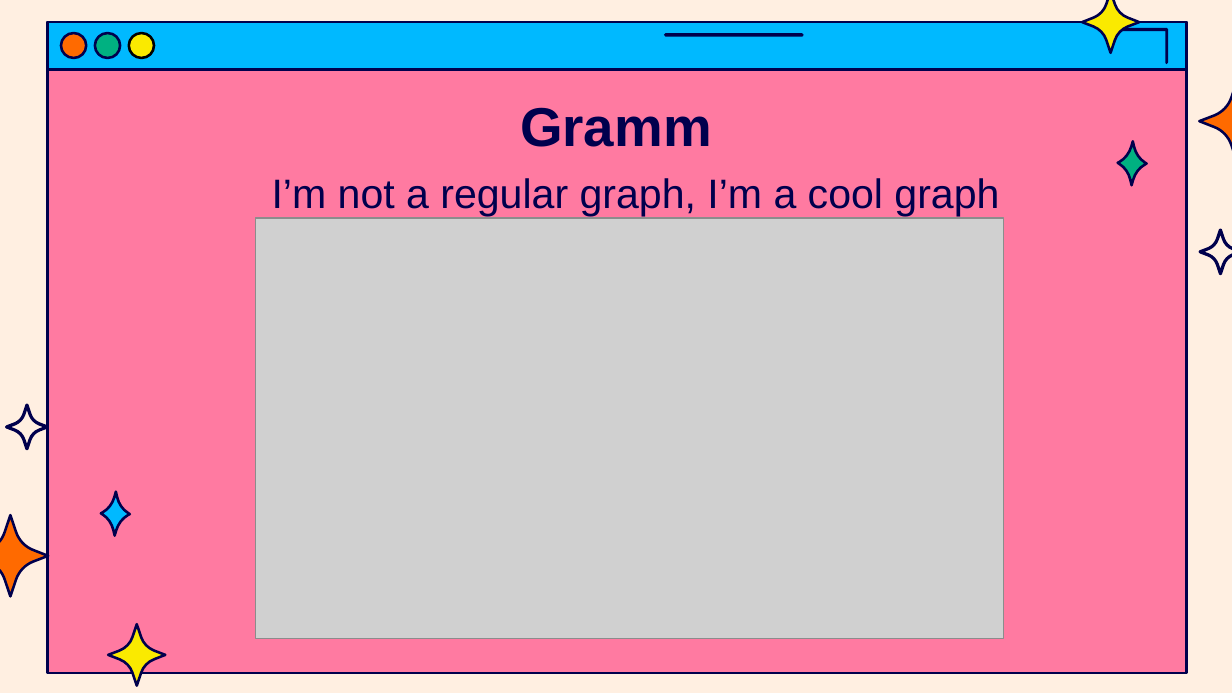
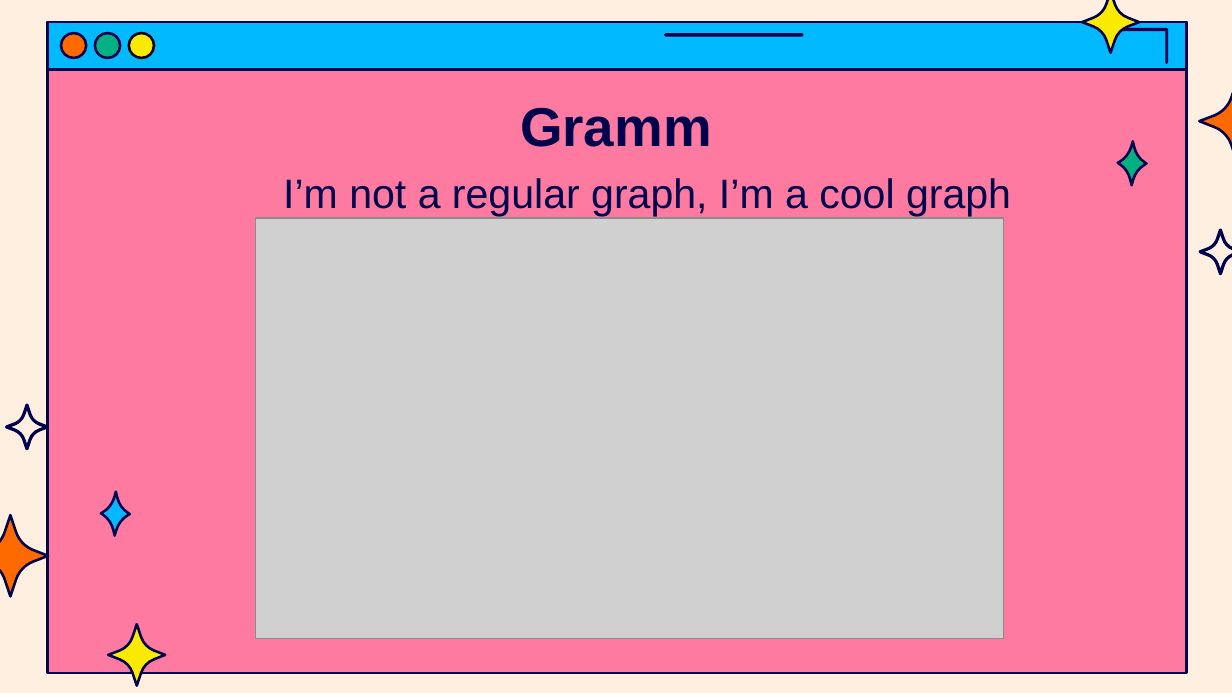
Before and after one commit to jasondsc/MATDRAB2MATFAB, a slide deck: slide 27 of slides/MATLAB_class_4.pptx (slide 28 before the commit). Drawn at 1232x693 pixels with LibreOffice and Linux fonts; fonts in the diff are those of the drawing; grey boxes stand for pictures. Boxes give left, top, right and bottom in pixels: in the first picture for what was removed or moved away, otherwise in the second. Text is boxed around its words. In the diff, an @@ line names an element or a change of style, - is before the commit and + after.

```diff
--- a/slides/MATLAB_class_4.pptx
+++ b/slides/MATLAB_class_4.pptx
@@ text "I’m not a regular graph, ..." moved from (x1=272, y1=178, x2=999, y2=216) to (x1=283, y1=178, x2=1011, y2=216) @@
```
Also in this commit, not shown: 6 other slides changed, 1 slide removed, 2 other files.
